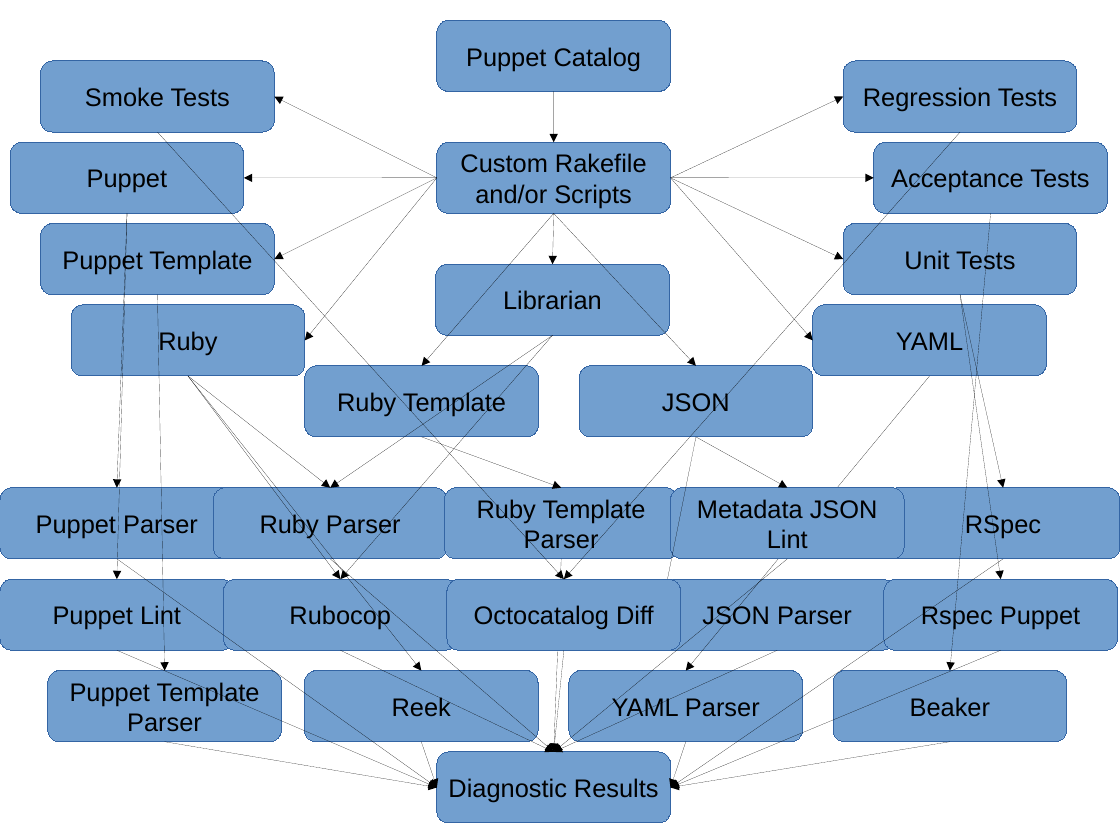
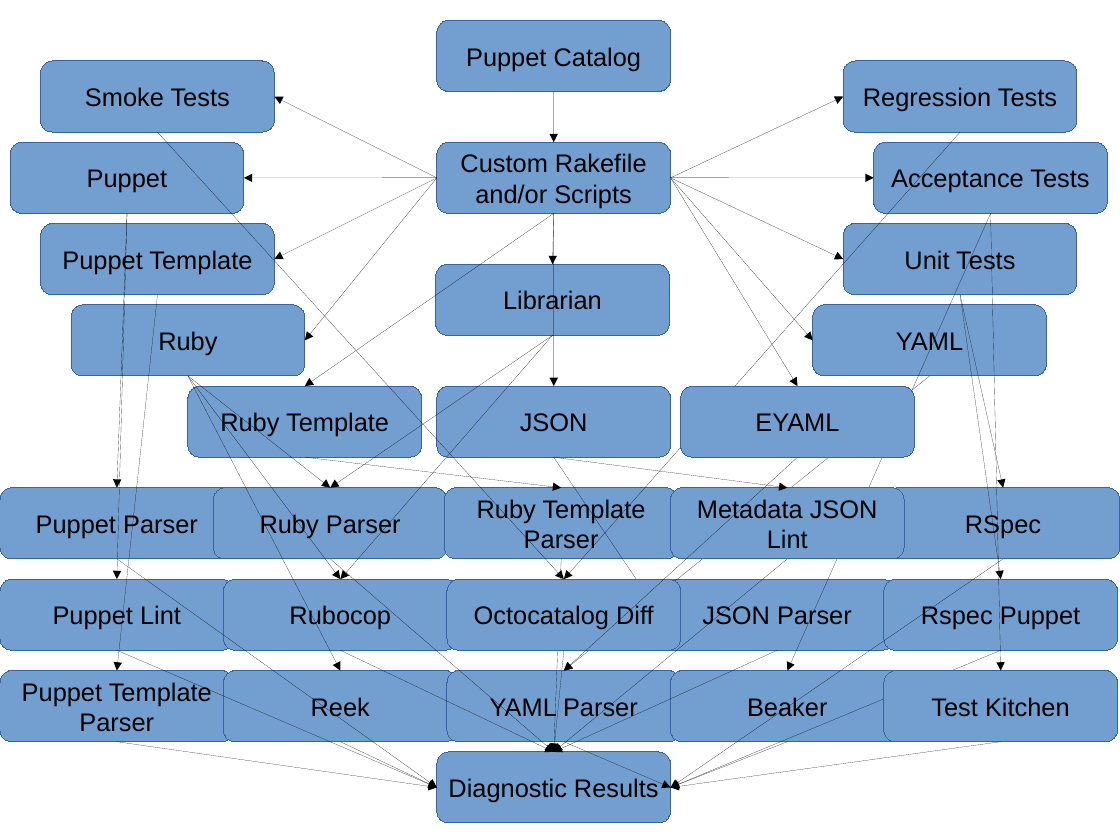
Before and after one commit to mschuchard/puppet-check, a slide deck: slide 1 of images/puppetcheck_old.odp. Drawn at 1120x840 pixels with LibreOffice and Linux fonts; fonts in the diff are those of the drawing. Boxes give left, top, right and bottom in pixels: in the first picture for what was removed or moved away, otherwise in the second. Text is boxed around its words. In the diff, an @@ line names an element or a change of style, - is before the commit and + after.

```diff
--- a/images/puppetcheck_old.odp
+++ b/images/puppetcheck_old.odp
@@ arrow added from (671, 178) to (798, 386), #000000 0 pt @@
@@ arrow moved from (554, 213) - (422, 366) to (554, 213) - (305, 386) @@
@@ arrow moved from (554, 213) - (696, 366) to (554, 213) - (554, 386) @@
@@ arrow moved from (991, 213) - (950, 671) to (991, 213) - (788, 671) @@
@@ arrow added from (991, 213) to (1001, 671), #000000 0 pt @@
@@ arrow moved from (158, 295) - (165, 671) to (158, 295) - (117, 671) @@
@@ rounded rectangle "Ruby Template" moved from (x1=305, y1=366, x2=539, y2=437) to (x1=188, y1=386, x2=422, y2=457) @@
@@ arrow moved from (188, 376) - (422, 671) to (188, 376) - (340, 671) @@
@@ rounded rectangle "JSON" moved from (x1=579, y1=366, x2=813, y2=437) to (x1=437, y1=386, x2=671, y2=457) @@
@@ arrow moved from (930, 376) - (686, 671) to (930, 376) - (564, 671) @@
@@ rounded rectangle added at (x1=681, y1=386, x2=915, y2=457), fill #729FCF, outline #3465A4 0 pt, 18 pt, text #000000 @@
+EYAML
@@ arrow moved from (422, 437) - (561, 488) to (305, 457) - (561, 488) @@
@@ arrow moved from (696, 437) - (661, 615) to (554, 457) - (661, 615) @@
@@ arrow moved from (696, 437) - (788, 488) to (554, 457) - (788, 488) @@
@@ arrow added from (798, 457) to (564, 671), #000000 0 pt @@
@@ rounded rectangle "Puppet Template" moved from (x1=48, y1=671, x2=282, y2=742) to (x1=0, y1=671, x2=234, y2=742) @@
@@ rounded rectangle "Reek" moved from (x1=305, y1=671, x2=539, y2=742) to (x1=224, y1=671, x2=457, y2=742) @@
@@ rounded rectangle "YAML Parser" moved from (x1=569, y1=671, x2=803, y2=742) to (x1=447, y1=671, x2=681, y2=742) @@
@@ rounded rectangle "Beaker" moved from (x1=833, y1=671, x2=1067, y2=742) to (x1=671, y1=671, x2=905, y2=742) @@
@@ rounded rectangle added at (x1=884, y1=671, x2=1118, y2=742), fill #729FCF, outline #3465A4 0 pt, 18 pt, text #000000 @@
+Test Kitchen
@@ arrow moved from (165, 742) - (437, 788) to (117, 742) - (437, 788) @@
@@ arrow moved from (422, 742) - (437, 788) to (340, 742) - (437, 788) @@
@@ arrow moved from (686, 742) - (671, 788) to (564, 742) - (671, 788) @@
@@ arrow moved from (950, 742) - (671, 788) to (788, 742) - (671, 788) @@
@@ arrow added from (1001, 742) to (671, 788), #000000 0 pt @@
```
Also in this commit, not shown: 7 other files.
